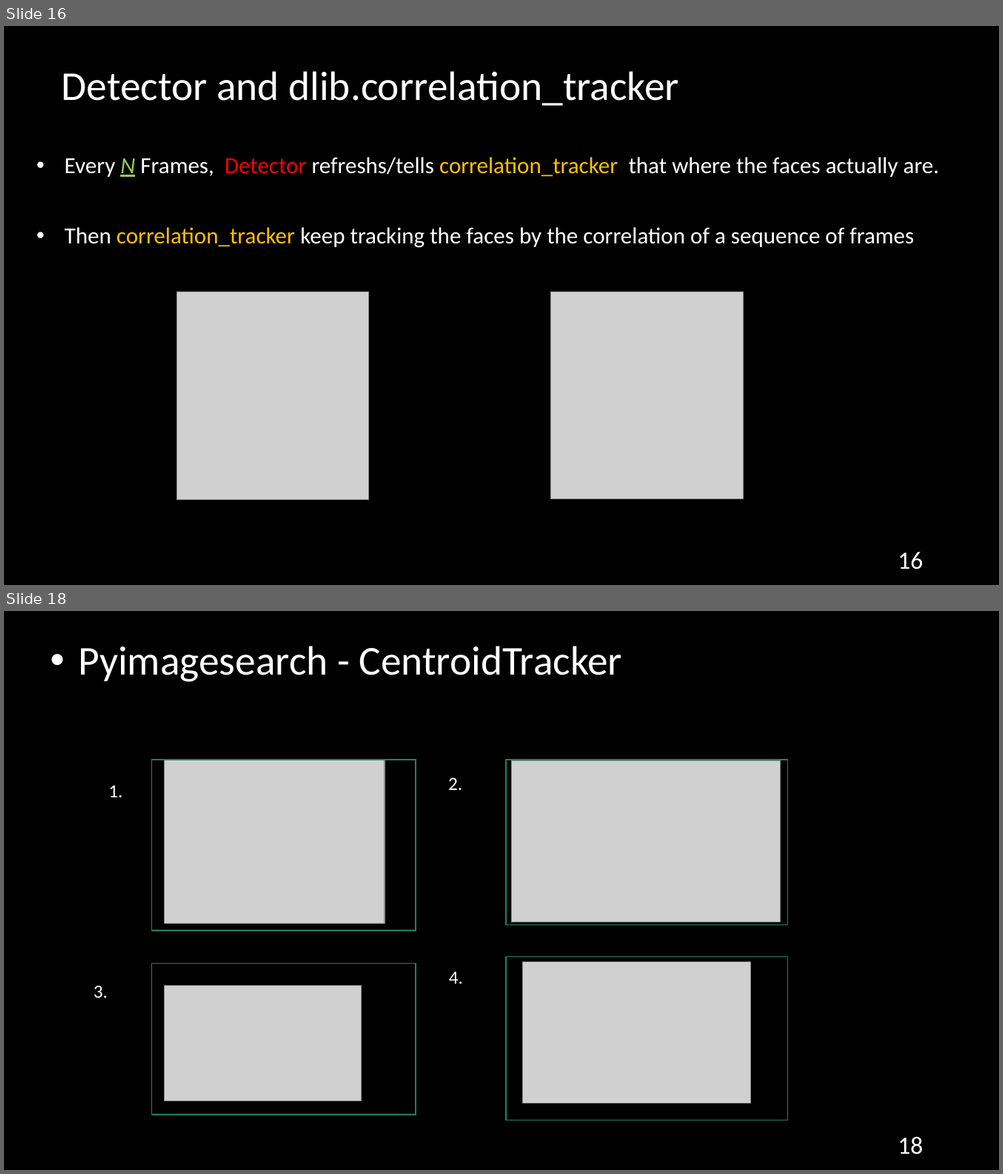
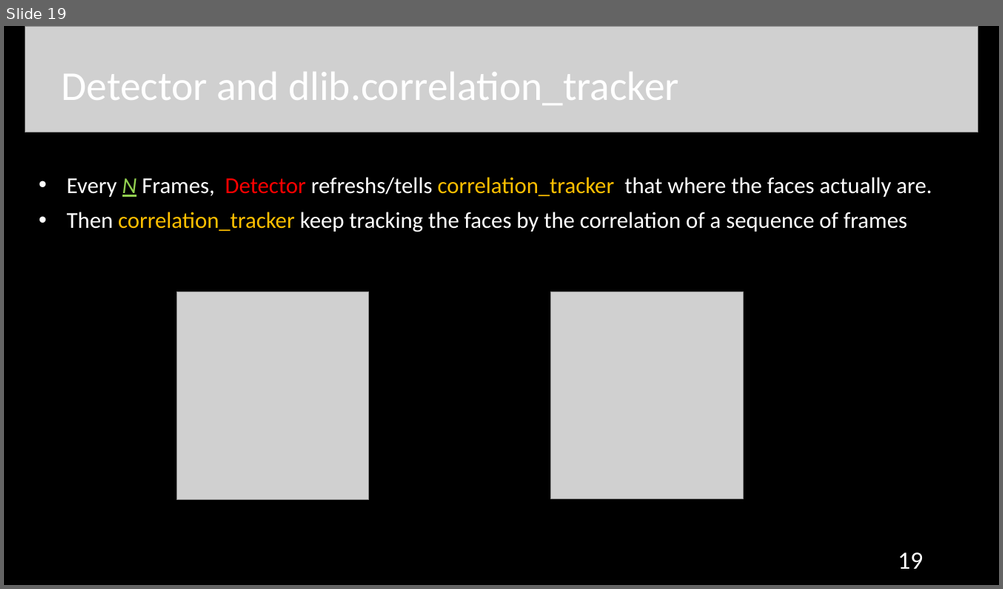
Before and after one commit to AxotZero/NTUSTxIntel--MaskFaceDetection, a slide deck: MaskDetection.pptx. Shown one above the other, each under a label of ours: slides 16 and 18 before the commit, slide 19 after it; the slides between them are not shown. The pictures are 1003x1174 and 1003x589 pixels, drawn with LibreOffice and Linux fonts; fonts in the diff are those of the drawing; grey boxes stand for pictures. Boxes give left, top, right and bottom in pixels: in the first picture for what was removed or moved away, otherwise in the second. Text is boxed around its words. In the diff, an @@ line names an element or a change of style, - is before the commit and + after.

```diff
--- a/MaskDetection.pptx
+++ b/MaskDetection.pptx
@@ slide 18 removed at (4, 611, 999, 1170), background #000000 @@
@@ title removed at (78, 646, 623, 682) @@
-• Pyimagesearch - CentroidTracker
@@ rectangle removed at (152, 760, 416, 931) @@
@@ picture removed at (165, 760, 384, 923) @@
@@ rectangle removed at (506, 760, 788, 925) @@
@@ picture removed at (512, 761, 780, 923) @@
@@ text removed at (108, 785, 122, 797) @@
-1.
@@ text removed at (448, 777, 462, 790) @@
-2.
@@ rectangle removed at (152, 964, 416, 1116) @@
@@ rectangle removed at (506, 957, 788, 1122) @@
@@ picture removed at (523, 962, 750, 1103) @@
@@ text removed at (94, 985, 108, 998) @@
-3.
@@ picture removed at (165, 985, 361, 1101) @@
@@ text removed at (449, 971, 463, 984) @@
-4.
@@ page number removed at (897, 1137, 922, 1155) @@
-18
@@ what was slide 16 is now slide 19 @@
@@ slide 19 changed as well @@
@@ picture added at (25, 26, 978, 133) @@
@@ text "Every N Frames, Detector refreshs/tells ...": place and size @@
-text "Every N Frames, Detector refreshs/tells ..." at (65, 157, 939, 248)
+text "Every N Frames, Detector refreshs/tells ..." at (67, 177, 931, 232)
@@ text "Every N Frames, Detector refreshs/tells ..." at (67, 177, 931, 232): size 22.2 to 22 pt @@
@@ page number at (897, 553, 922, 569): text changed @@
-16
+19
```
Also in this commit, not shown: 18 other slides changed, 8 slides added, 2 other slides removed, 46 other files.
